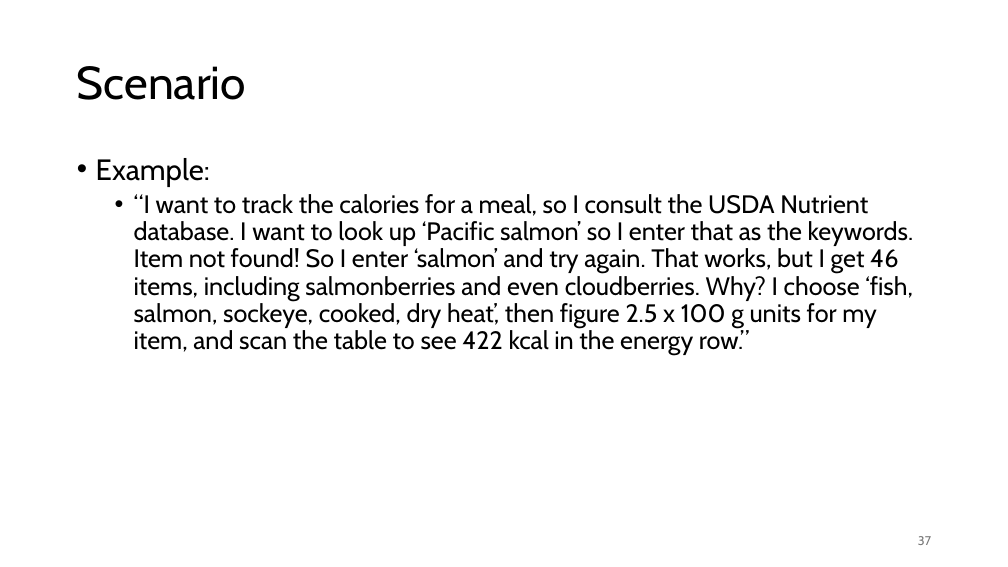
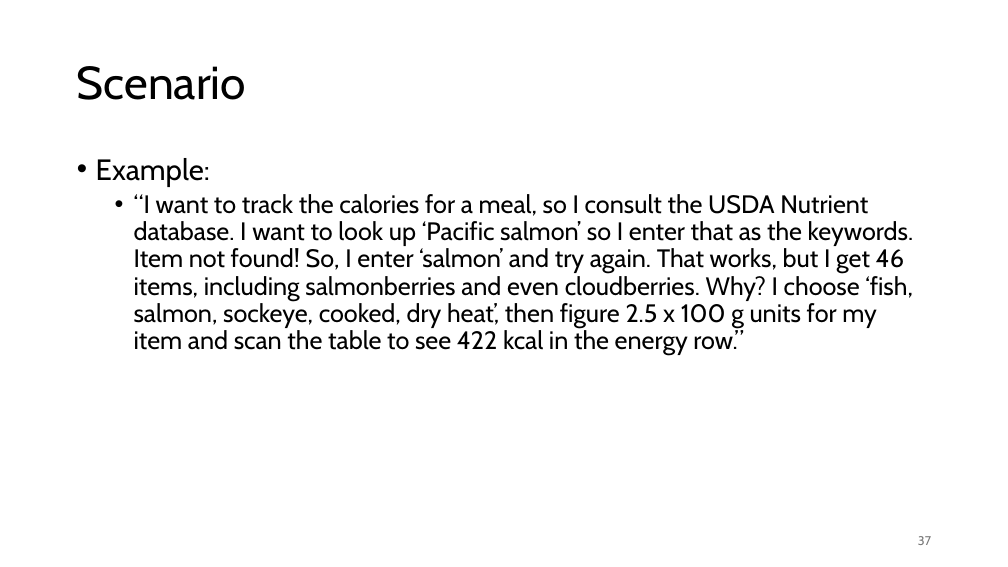
Before and after one commit to ualberta-cmput301/ualberta-cmput301.github.io, a slide deck: slide 37 of content/general/slides/2026 Revisions/03 Requirements.pptx. Drawn at 1008x567 pixels with LibreOffice and Linux fonts; fonts in the diff are those of the drawing. Boxes give left, top, right and bottom in pixels: in the first picture for what was removed or moved away, otherwise in the second. Text is boxed around its words. In the diff, an @@ line names an element or a change of style, - is before the commit and + after.

```diff
--- a/content/general/slides/2026 Revisions/03 Requirements.pptx
+++ b/content/general/slides/2026 Revisions/03 Requirements.pptx
@@ text at bbox=[134, 194, 914, 355]: text changed @@
-  • “I want to track the calories for a meal, so I consult the USDA Nutrient database. I want to look up ‘Pacific salmon’ so I enter that as the keywords. Item not found! So I enter ‘salmon’ and try again. That works, but I get 46 items, including salmonberries and even cloudberries. Why? I choose ‘fish, salmon, sockeye, cooked, dry heat’, then figure 2.5 x 100 g units for my item, and scan the table to see 422 kcal in the energy row.”
+  • “I want to track the calories for a meal, so I consult the USDA Nutrient database. I want to look up ‘Pacific salmon’ so I enter that as the keywords. Item not found! So, I enter ‘salmon’ and try again. That works, but I get 46 items, including salmonberries and even cloudberries. Why? I choose ‘fish, salmon, sockeye, cooked, dry heat’, then figure 2.5 x 100 g units for my item and scan the table to see 422 kcal in the energy row.”
```
Also in this commit, not shown: 10 other slides changed, 1 slide added, 1 other file.
